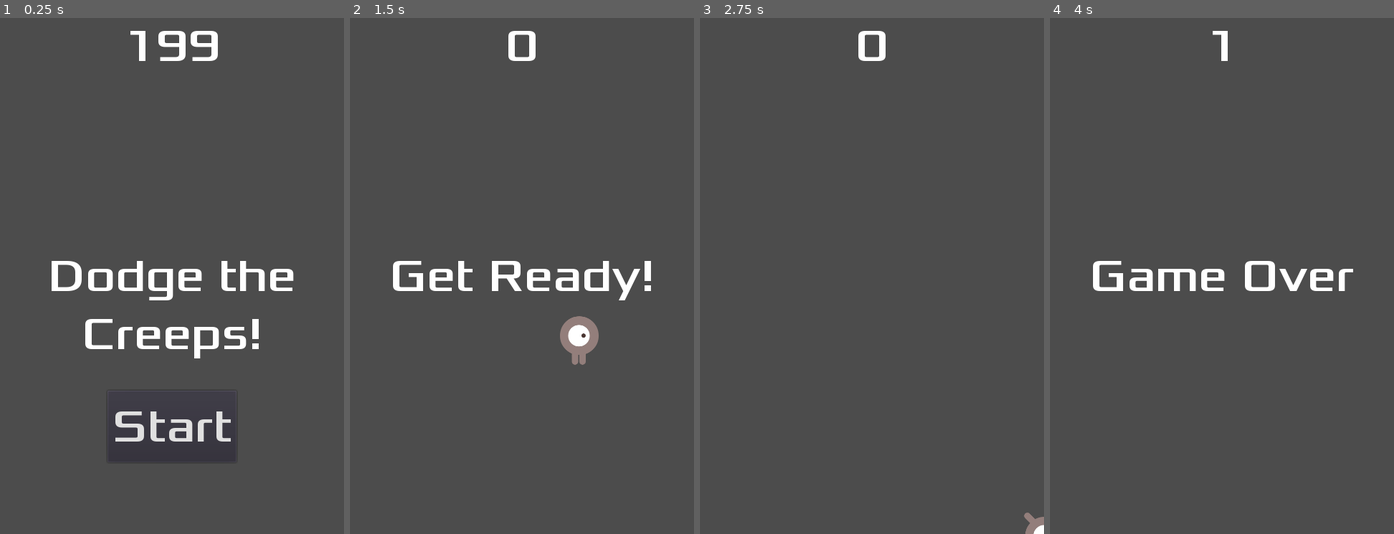
Above: before the commit, frames 1-4 (left to right).
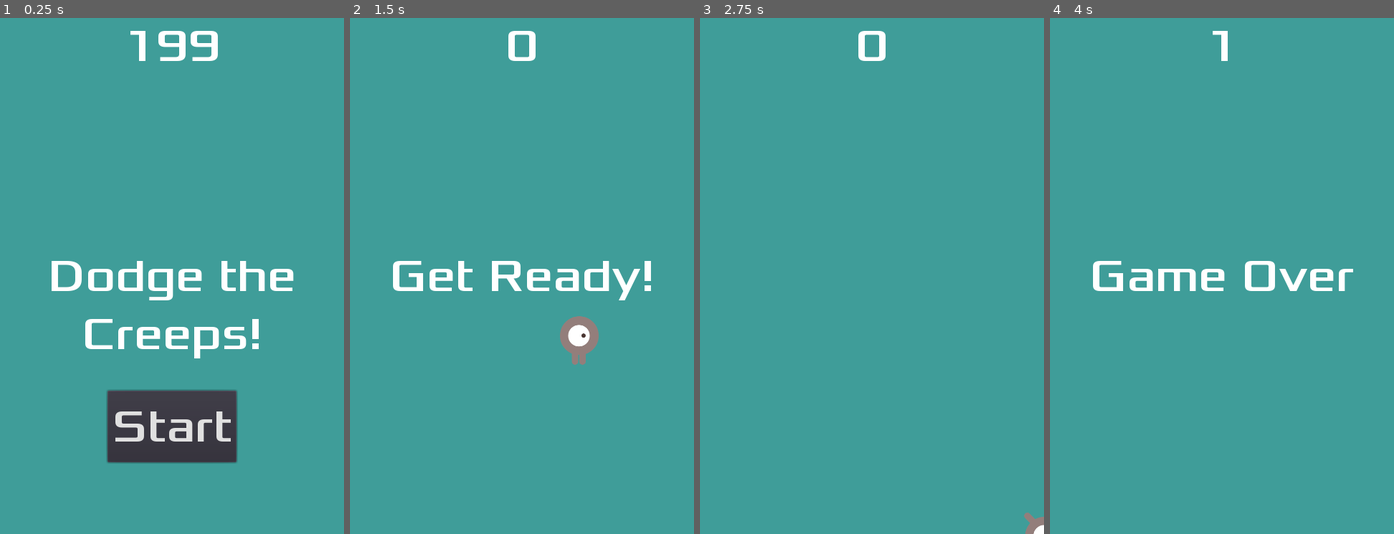
Above: after the commit, the same moments.

Repository: archie1983/godot_dodge_tutorial
Game: Godot game, scene res://Main.tscn
Same seed, same stepped clock (60 frames per second), same inputs: the game is played once before the commit and once after it.
Inputs:
- Up to frame 1 (0.25 s): no input
- Up to frame 2 (1.5 s): click "Start" at 0.5 s; tap Enter at 1.25 s; hold Right (ui_right) from 1.28 s (still down)
- Up to frame 3 (2.75 s): release Right (ui_right) at 2.03 s; hold Down (ui_down) from 2.03 s (still down)
- Up to frame 4 (4 s): release Down (ui_down) at 2.78 s; hold Right (ui_right) 2.78-3.53 s; hold Up (ui_up) from 3.53 s (still down)

The runs differ from the first frame. In frame 1, 91% of the frame differs, in the area x 0-100%, y 0-100%; in frame 2, 97%; in frame 3, 100%; in frame 4, 98%.

Commit message:
Introduced background colour and music and game over sound. Also the start button can now be pressed with the spacebar.

Diff:
--- a/HUD.tscn
+++ b/HUD.tscn
@@ -6,6 +6,12 @@
 [sub_resource type="DynamicFont" id=1]
 size = 64
 font_data = ExtResource( 1 )
+
+[sub_resource type="InputEventAction" id=2]
+action = "ui_select"
+
+[sub_resource type="ShortCut" id=3]
+shortcut = SubResource( 2 )
 
 [node name="HUD" type="CanvasLayer"]
 script = ExtResource( 2 )
@@ -44,6 +50,7 @@
 margin_right = 90.0
 margin_bottom = -100.0
 custom_fonts/font = SubResource( 1 )
+shortcut = SubResource( 3 )
 text = "Start"
 __meta__ = {
 "_edit_use_anchors_": false
--- a/Main.gd
+++ b/Main.gd
@@ -18,6 +18,8 @@
 	$MobTimer.stop()
 	$HUD.show_game_over()
 	get_tree().call_group("mobs", "queue_free")
+	$Music.stop()
+	$GameOverSound.play()
 
 func new_game():
 	score = 0
@@ -25,7 +27,7 @@
 	$StartTimer.start()
 	$HUD.update_score(0)
 	$HUD.show_message("Get Ready!")
-
+	$Music.play()
 
 func _on_StartTimer_timeout():
 	$MobTimer.start()
--- a/Main.tscn
+++ b/Main.tscn
@@ -1,9 +1,11 @@
-[gd_scene load_steps=6 format=2]
+[gd_scene load_steps=8 format=2]
 
 [ext_resource path="res://Mob.tscn" type="PackedScene" id=1]
 [ext_resource path="res://Player.tscn" type="PackedScene" id=2]
 [ext_resource path="res://Main.gd" type="Script" id=3]
 [ext_resource path="res://HUD.tscn" type="PackedScene" id=4]
+[ext_resource path="res://dodge_assets/art/House In a Forest Loop.ogg" type="AudioStream" id=5]
+[ext_resource path="res://dodge_assets/art/gameover.wav" type="AudioStream" id=6]
 
 [sub_resource type="Curve2D" id=1]
 _data = {
@@ -13,6 +15,14 @@
 [node name="Main" type="Node"]
 script = ExtResource( 3 )
 Mob = ExtResource( 1 )
+
+[node name="ColorRect" type="ColorRect" parent="."]
+anchor_right = 1.0
+anchor_bottom = 1.0
+color = Color( 0.25098, 0.619608, 0.603922, 1 )
+__meta__ = {
+"_edit_use_anchors_": false
+}
 
 [node name="Player" parent="." instance=ExtResource( 2 )]
 
@@ -35,6 +45,12 @@
 
 [node name="HUD" parent="." instance=ExtResource( 4 )]
 
+[node name="Music" type="AudioStreamPlayer" parent="."]
+stream = ExtResource( 5 )
+
+[node name="GameOverSound" type="AudioStreamPlayer" parent="."]
+stream = ExtResource( 6 )
+
 [connection signal="hit" from="Player" to="." method="game_over"]
 [connection signal="timeout" from="MobTimer" to="." method="_on_MobTimer_timeout"]
 [connection signal="timeout" from="ScoreTimer" to="." method="_on_ScoreTimer_timeout"]
--- a/Mob.tscn
+++ b/Mob.tscn
@@ -44,6 +44,7 @@
 scale = Vector2( 0.75, 0.75 )
 frames = SubResource( 1 )
 animation = "walk"
+frame = 1
 playing = true
 
 [node name="CollisionShape2D" type="CollisionShape2D" parent="."]
Not shown: 1 places in HUD.tscn that only renumber resources
